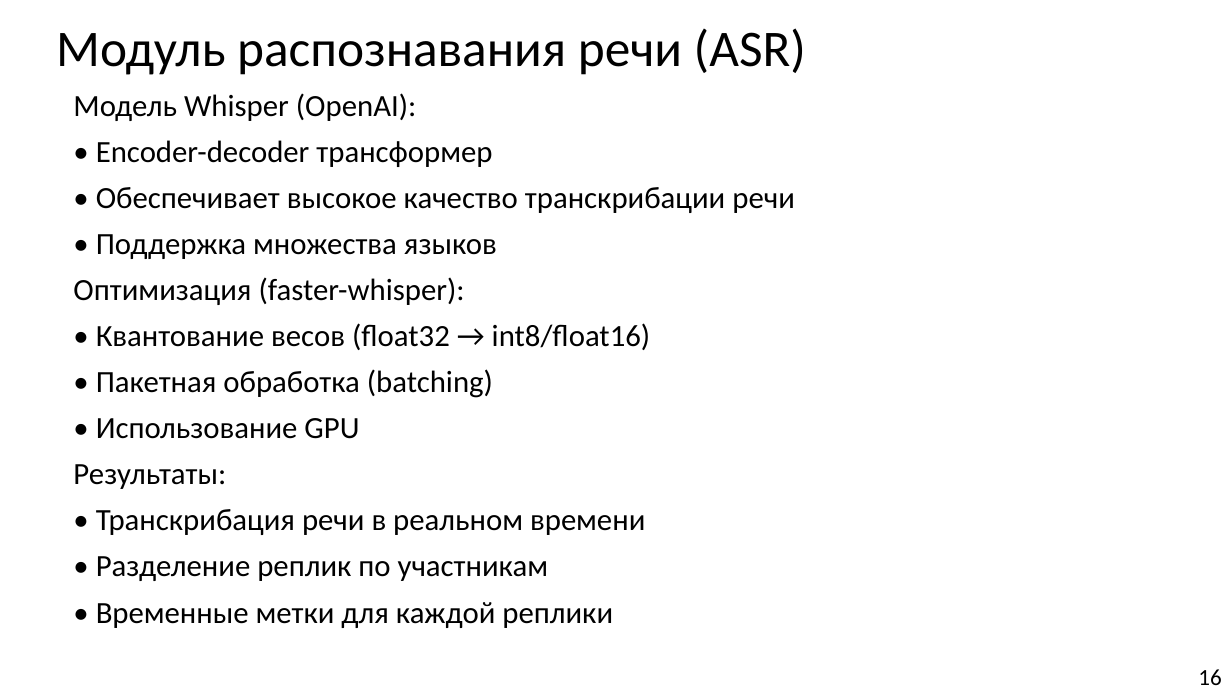
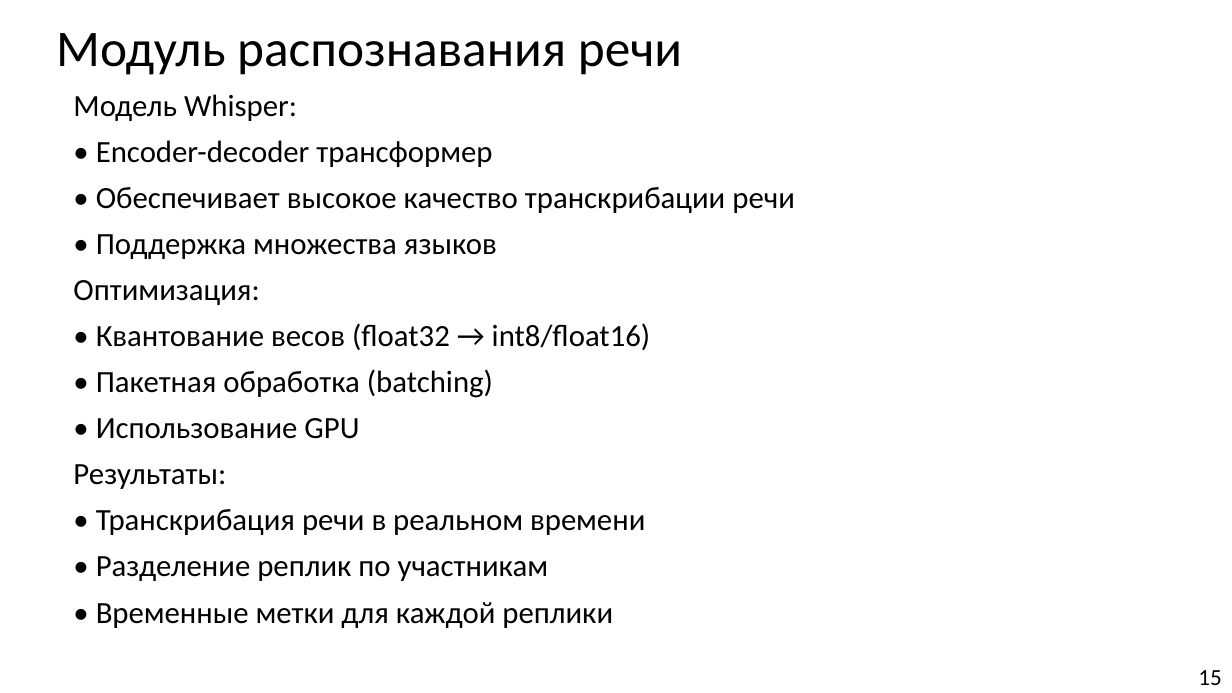
Before and after one commit to Hetsunya/diplom-docs, a slide deck: slide 15 of вкр/презентация по_ВКР_Демьянцев_Виталий_Владиславович_606_22.pptx (slide 16 before the commit). Drawn at 1232x693 pixels with LibreOffice and Linux fonts; fonts in the diff are those of the drawing. Boxes give left, top, right and bottom in pixels: in the first picture for what was removed or moved away, otherwise in the second. Text is boxed around its words. In the diff, an @@ line names an element or a change of style, - is before the commit and + after.

```diff
--- a/вкр/презентация по_ВКР_Демьянцев_Виталий_Владиславович_606_22.pptx
+++ b/вкр/презентация по_ВКР_Демьянцев_Виталий_Владиславович_606_22.pptx
@@ title at (x1=56, y1=33, x2=682, y2=75): text changed @@
-Модуль распознавания речи (ASR)
+Модуль распознавания речи
@@ text at (x1=73, y1=94, x2=297, y2=121): text changed @@
-Модель Whisper (OpenAI):
+Модель Whisper:
@@ text at (x1=73, y1=280, x2=259, y2=305): text changed @@
-Оптимизация (faster-whisper):
+Оптимизация:
@@ page number at (x1=1198, y1=670, x2=1221, y2=685): text changed @@
-16
+15
```
Also in this commit, not shown: 4 other slides changed, 1 slide removed, 1 other file.
